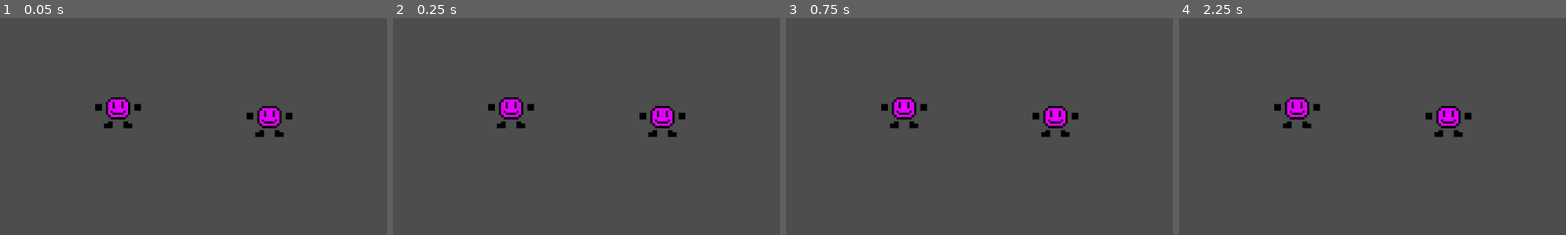
Above: before the commit, frames 1-4 (left to right).
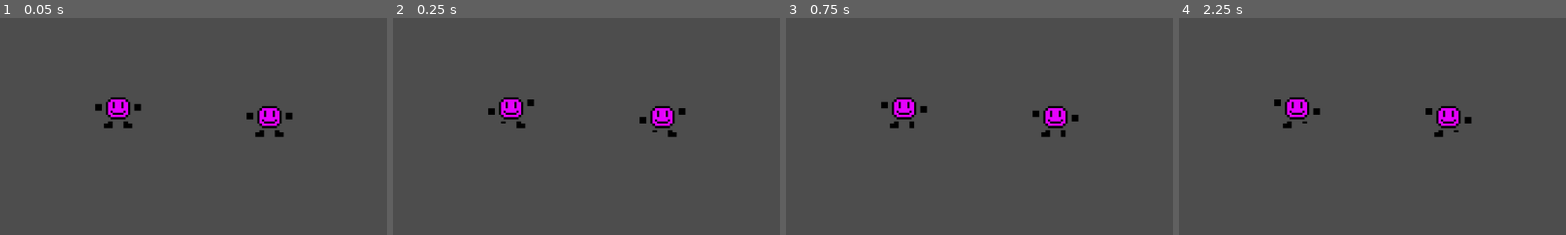
Above: after the commit, the same moments.

Repository: tillmii/Shootjective
Game: Godot game, scene res://test.tscn
Same seed, same stepped clock (60 frames per second), same inputs: the game is played once before the commit and once after it. This scene is started directly instead of the project's main scene.
Inputs:
- Up to frame 1 (0.05 s): no input
- Up to frame 2 (0.25 s): no input
- Up to frame 3 (0.75 s): no input
- Up to frame 4 (2.25 s): tap Enter at 2 s
The pictures show only the part of the screen within x 0-50%, y 0-50%; the shares and areas given below are measured in that part.

Frame 1 is identical in both runs. In frame 2, 0.4% of the frame differs, in the area x 24-76%, y 37-55%; in frame 3, 0.2%; in frame 4, 0.4%.
Error before the commit: Parse Error: Identifier "player" not declared in the current scope. (res://player/player.gd:20)

Commit message:
player_index im Input event handling übernommen

Diff:
--- a/player/player.gd
+++ b/player/player.gd
@@ -17,14 +17,14 @@
 	return input.normalized()
 
 func _input(event):
-	if Input.is_action_just_pressed(player + "_dash"):
+	if Input.is_action_just_pressed(player_index + "_dash"):
 		dash()
-	if Input.is_action_just_pressed(player + "_shoot"):
+	if Input.is_action_just_pressed(player_index + "_shoot"):
 		var trigger_shooting
-	if Input.is_action_just_pressed(player + "_ability_enemy"):
+	if Input.is_action_just_pressed(player_index + "_ability_enemy"):
 		#placeholder
 		var add_ability_activation
-	if Input.is_action_just_pressed(player + "ability_self"):
+	if Input.is_action_just_pressed(player_index + "ability_self"):
 		#placeholder
 		var add_ability_activation
 
Not shown: 1 places in player/player.tscn that only renumber resources
